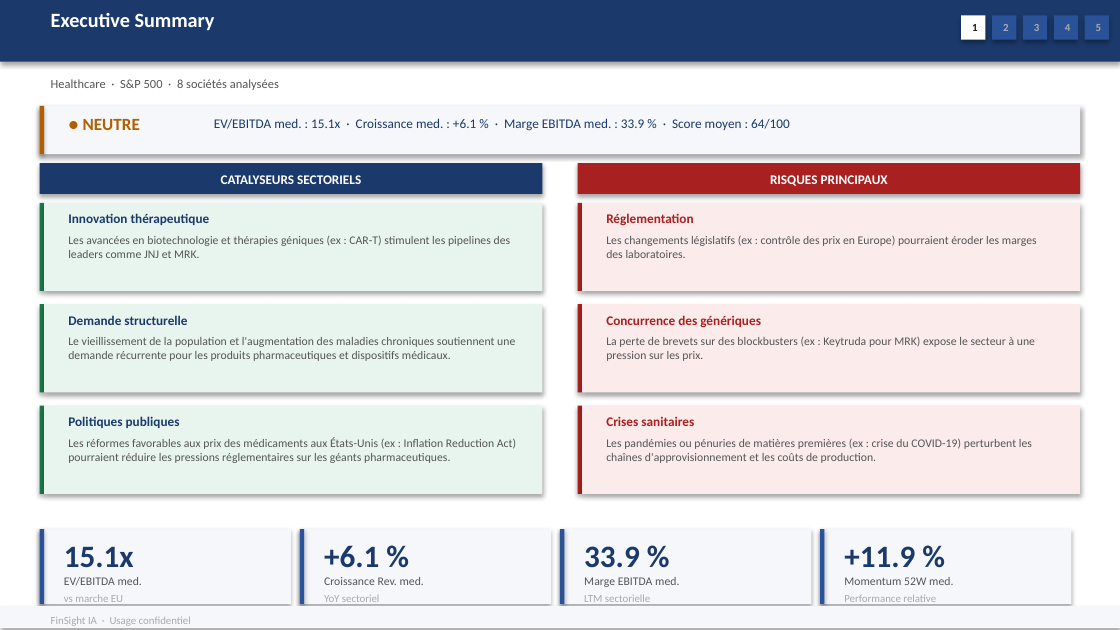
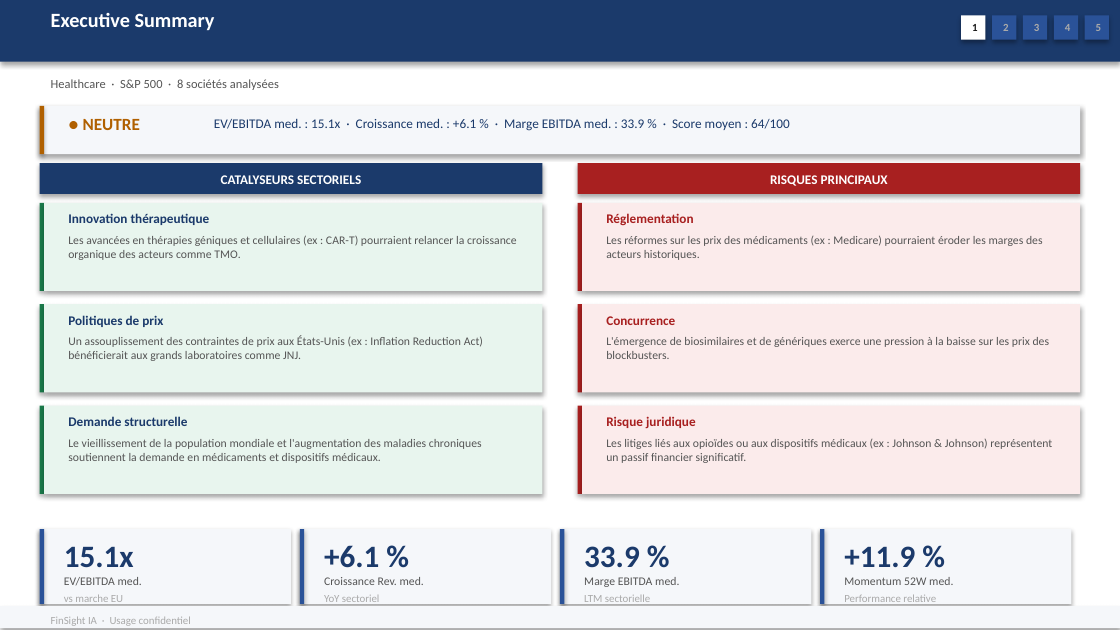
Before and after one commit to baptistejeh07-art/finsight-ia, a slide deck: slide 2 of preview/secteur_Healthcare_S&P_500/secteur_Healthcare_S&P_500.pptx. Drawn at 1120x630 pixels with LibreOffice and Linux fonts; fonts in the diff are those of the drawing. Boxes give left, top, right and bottom in pixels: in the first picture for what was removed or moved away, otherwise in the second. Text is boxed around its words. In the diff, an @@ line names an element or a change of style, - is before the commit and + after.

Commit message:
chore(preview): secteur_Healthcare_S&P_500 outputs regeneres

```diff
--- a/preview/secteur_Healthcare_S&P_500/secteur_Healthcare_S&P_500.pptx
+++ b/preview/secteur_Healthcare_S&P_500/secteur_Healthcare_S&P_500.pptx
@@ text at (68, 235, 517, 260): text changed @@
-Les avancées en biotechnologie et thérapies géniques (ex : CAR-T) stimulent les pipelines des leaders comme JNJ et MRK.
+Les avancées en thérapies géniques et cellulaires (ex : CAR-T) pourraient relancer la croissance organique des acteurs comme TMO.
@@ text at (606, 235, 1043, 260): text changed @@
-Les changements législatifs (ex : contrôle des prix en Europe) pourraient éroder les marges des laboratoires.
+Les réformes sur les prix des médicaments (ex : Medicare) pourraient éroder les marges des acteurs historiques.
@@ text at (68, 315, 163, 327): text changed @@
-Demande structurelle
+Politiques de prix
@@ text at (606, 316, 675, 325): text changed @@
-Concurrence des génériques
+Concurrence
@@ text at (68, 336, 483, 361): text changed @@
-Le vieillissement de la population et l'augmentation des maladies chroniques soutiennent une demande récurrente pour les produits pharmaceutiques et dispositifs médicaux.
+Un assouplissement des contraintes de prix aux États-Unis (ex : Inflation Reduction Act) bénéficierait aux grands laboratoires comme JNJ.
@@ text at (606, 337, 1050, 359): text changed @@
-La perte de brevets sur des blockbusters (ex : Keytruda pour MRK) expose le secteur à une pression sur les prix.
+L'émergence de biosimilaires et de génériques exerce une pression à la baisse sur les prix des blockbusters.
@@ text at (68, 416, 187, 426): text changed @@
-Politiques publiques
+Demande structurelle
@@ text at (606, 416, 696, 429): text changed @@
-Crises sanitaires
+Risque juridique
@@ text at (68, 439, 482, 463): text changed @@
-Les réformes favorables aux prix des médicaments aux États-Unis (ex : Inflation Reduction Act) pourraient réduire les pressions réglementaires sur les géants pharmaceutiques.
+Le vieillissement de la population mondiale et l'augmentation des maladies chroniques soutiennent la demande en médicaments et dispositifs médicaux.
@@ text at (606, 439, 1052, 463): text changed @@
-Les pandémies ou pénuries de matières premières (ex : crise du COVID-19) perturbent les chaînes d'approvisionnement et les coûts de production.
+Les litiges liés aux opioïdes ou aux dispositifs médicaux (ex : Johnson & Johnson) représentent un passif financier significatif.
```
Also in this commit, not shown: 5 other slides changed, 2 other files.
